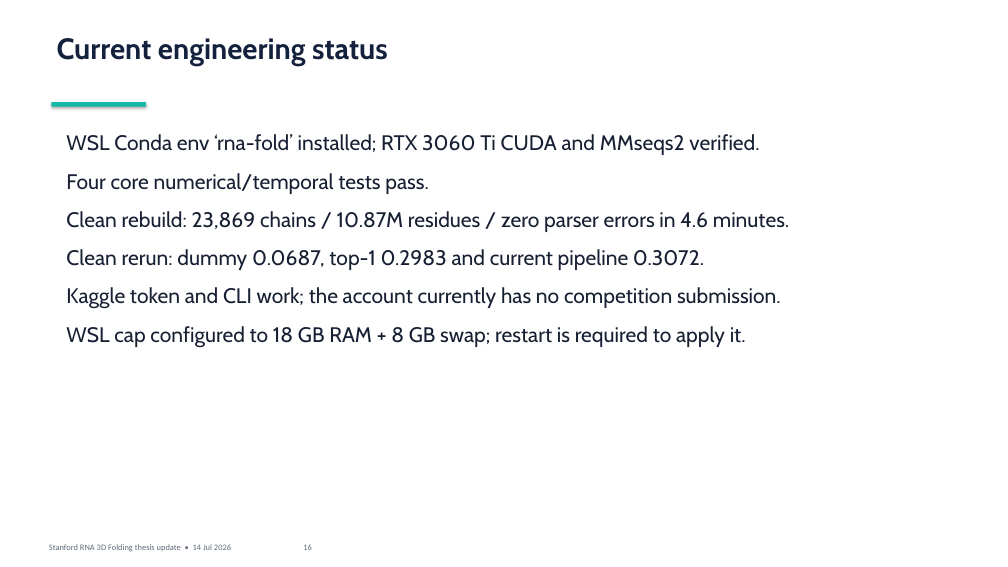
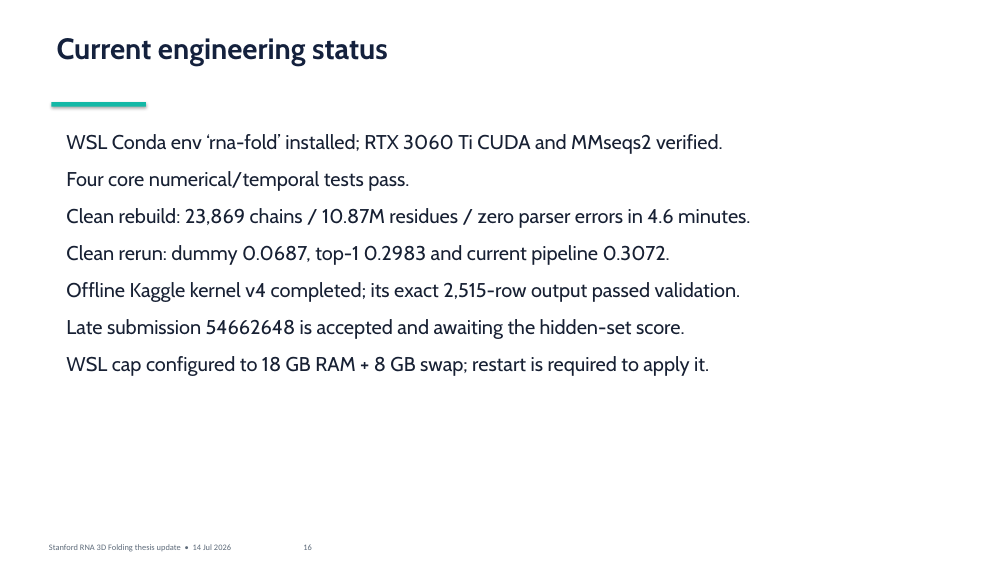
Before and after one commit to datdo15100/StandfordRNA, a slide deck: slide 16 of presentation/2026-07-14-supervisor-update/supervisor_update.pptx. Drawn at 1008x567 pixels with LibreOffice and Linux fonts; fonts in the diff are those of the drawing. Boxes give left, top, right and bottom in pixels: in the first picture for what was removed or moved away, otherwise in the second. Text is boxed around its words. In the diff, an @@ line names an element or a change of style, - is before the commit and + after.

Commit message:
Record verified Kaggle late submission

```diff
--- a/presentation/2026-07-14-supervisor-update/supervisor_update.pptx
+++ b/presentation/2026-07-14-supervisor-update/supervisor_update.pptx
@@ text at [66, 134, 750, 376]: size 20 to 19 pt in "WSL Conda env ‘rna-fold’ installed; RTX 3060 ...", "Four core numerical/temporal tests pass.", "Clean rebuild: 23,869 chains / 10.87M residues ...", "Clean rerun: dummy 0.0687, top-1 0.2983 and ..." and 1 more places @@
@@ text at [66, 282, 741, 339]: text changed; size 20 to 19 pt @@
-Kaggle token and CLI work; the account currently has no competition submission.
+Offline Kaggle kernel v4 completed; its exact 2,515-row output passed validation.
+Late submission 54662648 is accepted and awaiting the hidden-set score.
```
Also in this commit, not shown: 1 other slide changed, 5 other files.
